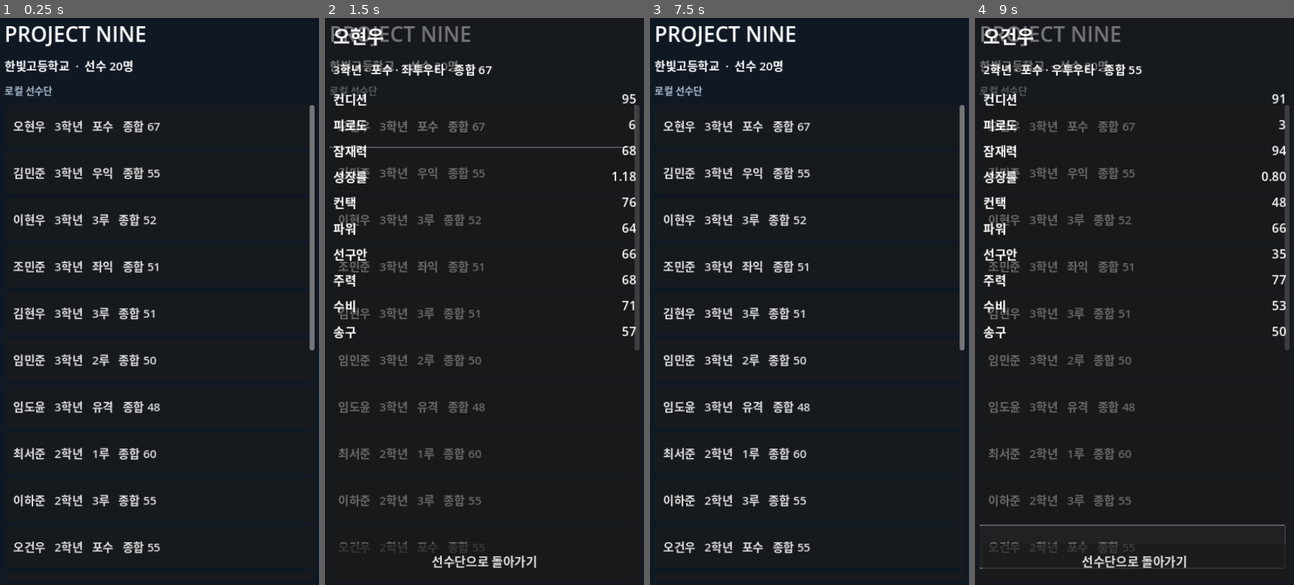
Above: before the commit, frames 1-4 (left to right).
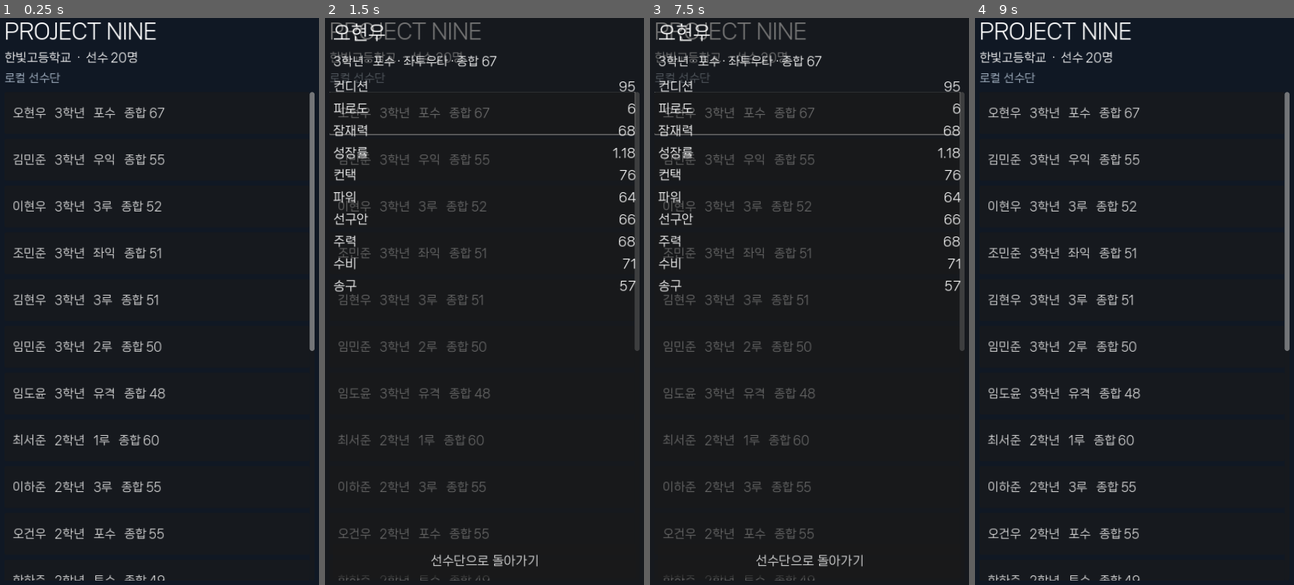
Above: after the commit, the same moments.

Repository: CyCle03/ProjectNine
Game: Godot game, scene res://scenes/main.tscn
The game is run twice, just before and just after one commit, with the same random seed, the same clock (stepped at 60 frames per second) and the same inputs.
Inputs (mouse positions are in pixels of both pictures, inside the frame that each line leads up to):
- Up to frame 1 (0.25 s): no input
- Up to frame 2 (1.5 s): click "오현우 3학년 포수 종합 67" at 0.5 s; click "김민준 3학년 우익 종합 55" at 1.25 s
- Up to frame 3 (7.5 s): click "이현우 3학년 3루 종합 52" at 2 s; click "조민준 3학년 좌익 종합 51" at 2.75 s; click "김현우 3학년 3루 종합 51" at 3.5 s; click "임민준 3학년 2루 종합 50" at 4.25 s; click "임도윤 3학년 유격 종합 48" at 5 s; click "최서준 2학년 1루 종합 60" at 5.75 s; click "이하준 2학년 3루 종합 55" at 6.5 s; click "오건우 2학년 포수 종합 55" at 7.25 s
- Up to frame 4 (9 s): click "한하준 2학년 투수 종합 49" at 8 s; click (1134, 562) at 8.75 s, where only the run after the commit has a clickable "선수단으로 돌아가기"

The runs differ from the first frame. In frame 1, 10% of the frame differs, in the area x 1-99%, y 0-100%; in frame 2, 12%; in frame 3, 12%; in frame 4, 13%.

Commit message:
Add NanumSquare Neo Korean UI font

Diff:
--- /dev/null
+++ b/assets/themes/project_nine_theme.tres
@@ -0,0 +1,7 @@
+[gd_resource type="Theme" load_steps=2 format=3]
+
+[ext_resource type="FontFile" path="res://assets/fonts/NanumSquareNeo-Regular.ttf" id="1_font"]
+
+[resource]
+default_font = ExtResource("1_font")
+default_font_size = 18
--- a/scenes/main.tscn
+++ b/scenes/main.tscn
@@ -1,4 +1,6 @@
-[gd_scene load_steps=2 format=3]
+[gd_scene load_steps=3 format=3]
+[ext_resource type="Theme" path="res://assets/themes/project_nine_theme.tres" id="2_theme"]
+
 
 [ext_resource path="res://scripts/ui/roster_screen.gd" type="Script" id="1"]
 
@@ -9,4 +11,5 @@
 anchor_bottom = 1.0
 grow_horizontal = 2
 grow_vertical = 2
+theme = ExtResource("2_theme")
 script = ExtResource("1")
Binary file added: assets/fonts/NanumSquareNeo-Regular.ttf
Not shown, added: assets/fonts/NOTICE.md
